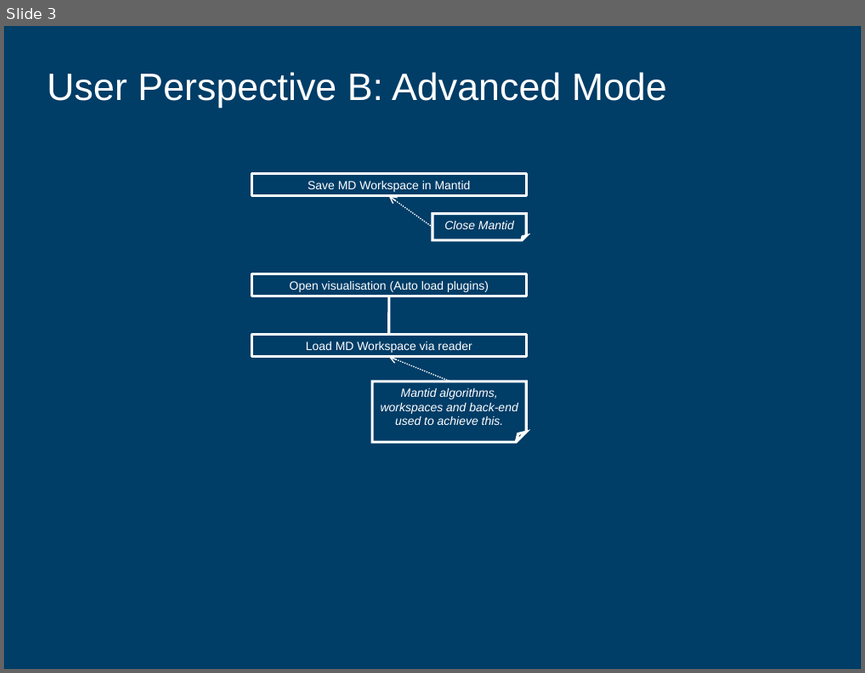
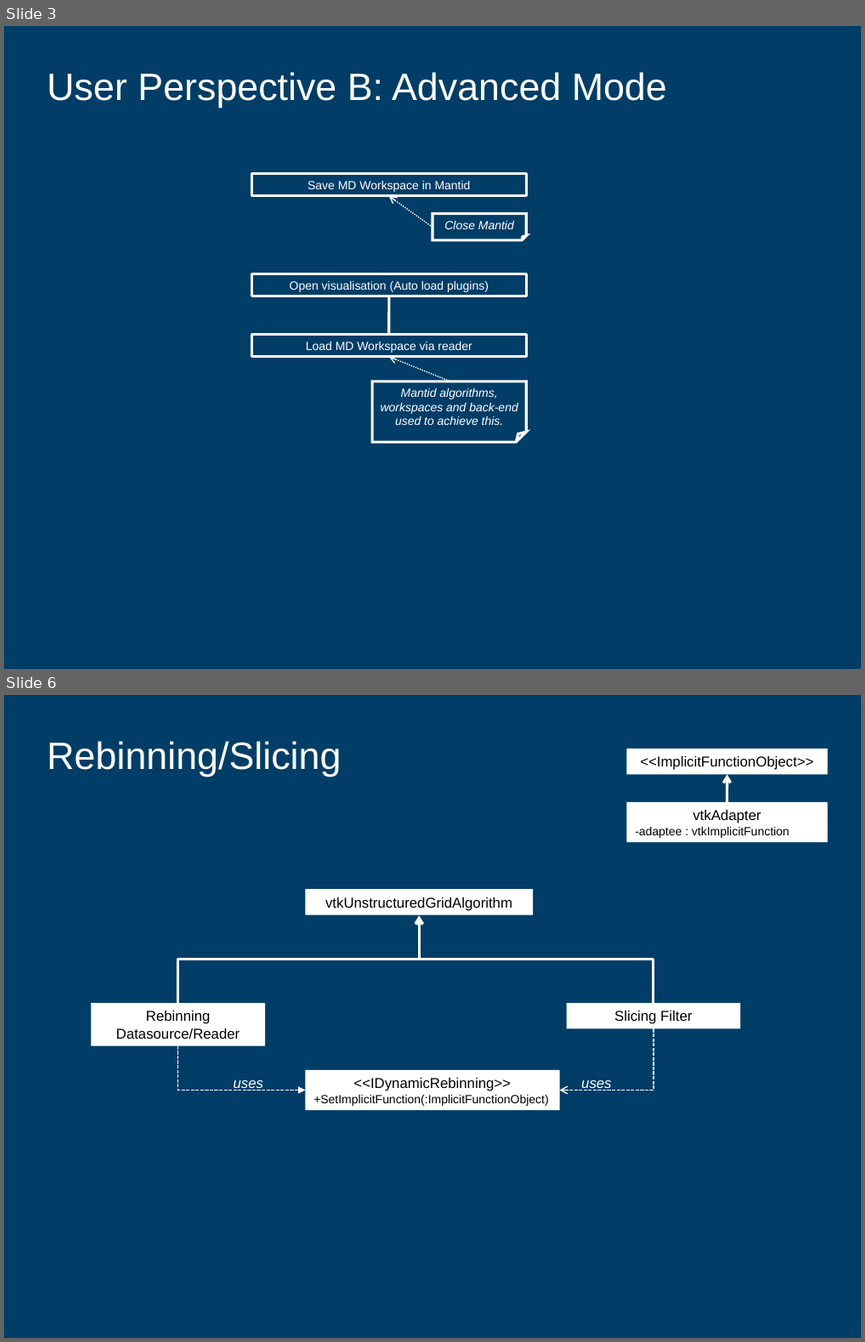
Before and after one commit to mantidproject/documents, a slide deck: Design/Visualisation_and_Analysis/VisualisationAndAnalysisArchitecture.ppt. Shown one above the other, each under a label of ours: slide 3 before the commit, slides 3 and 6 after it; the slides between them are not shown. The pictures are 865x673 and 865x1342 pixels, drawn with LibreOffice and Linux fonts; fonts in the diff are those of the drawing; background and template pictures are left out. Boxes give left, top, right and bottom in pixels: in the first picture for what was removed or moved away, otherwise in the second. Text is boxed around its words. In the diff, an @@ line names an element or a change of style, - is before the commit and + after.

Commit message:
Additional sides for slicing added.

```diff
--- a/Design/Visualisation_and_Analysis/VisualisationAndAnalysisArchitecture.ppt
+++ b/Design/Visualisation_and_Analysis/VisualisationAndAnalysisArchitecture.ppt
@@ slide 6 added at <box>4,695,861,1338</box>, background #003D67 @@
@@ title added at <box>46,741,341,777</box>, 32 pt, text #FFFFFF @@
+Rebinning/Slicing
@@ rectangle added at <box>627,749,828,775</box>, fill #FFFFFF, 12 pt, text #000000 @@
+<<ImplicitFunctionObject>>
@@ arrow added from (727, 802) to (727, 775), #FFFFFF 2.24 pt @@
@@ rectangle added at <box>627,802,828,842</box>, fill #FFFFFF, 10 pt, text #000000 @@
+vtkAdapter
+-adaptee : vtkImplicitFunction
@@ rectangle added at <box>306,889,534,914</box>, fill #FFFFFF, 12 pt, text #000000 @@
+vtkUnstructuredGridAlgorithm
@@ elbow arrow added from (178, 1003) to (419, 916), #FFFFFF 2.24 pt @@
@@ elbow arrow added from (653, 1003) to (419, 916), #FFFFFF 2.24 pt @@
@@ rectangle added at <box>92,1003,265,1045</box>, fill #FFFFFF, 12 pt, text #000000 @@
+Rebinning Datasource/Reader
@@ rectangle added at <box>566,1003,740,1028</box>, fill #FFFFFF, 12 pt, text #000000 @@
+Slicing Filter
@@ elbow arrow added from (178, 1046) to (306, 1090), #FFFFFF 0.99 pt dashed @@
@@ elbow arrow added from (653, 1028) to (559, 1090), #FFFFFF 0.99 pt dashed @@
@@ rectangle added at <box>306,1069,560,1110</box>, fill #FFFFFF, 10 pt, text #000000 @@
+<<IDynamicRebinning>>
++SetImplicitFunction(:ImplicitFunctionObject)
@@ text added at <box>234,1080,263,1090</box>, 12 pt, text #FFFFFF, italic @@
+uses
@@ text added at <box>581,1080,611,1090</box>, 12 pt, text #FFFFFF, italic @@
+uses
```
Also in this commit, not shown: 1 slide changed, 4 other slides added.
